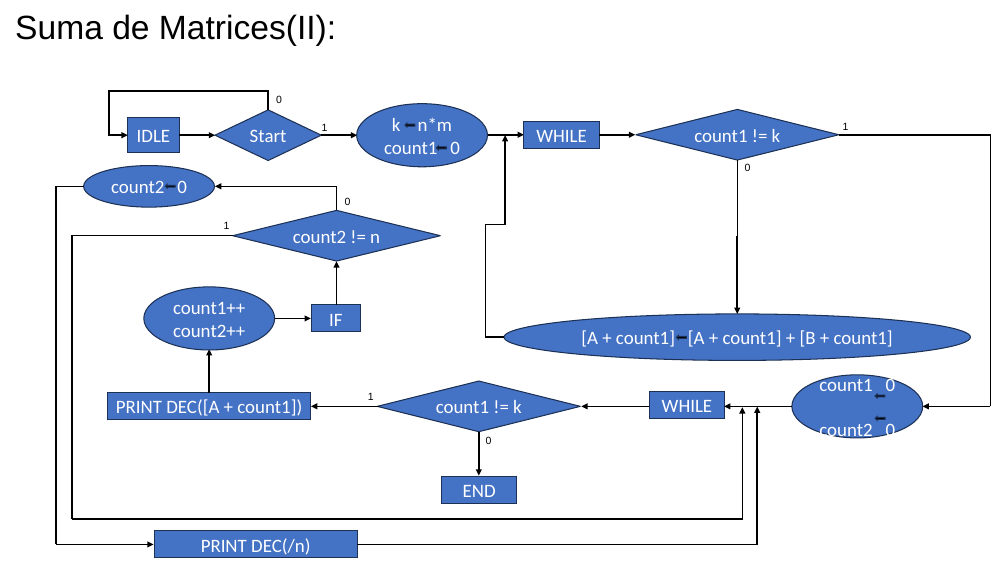
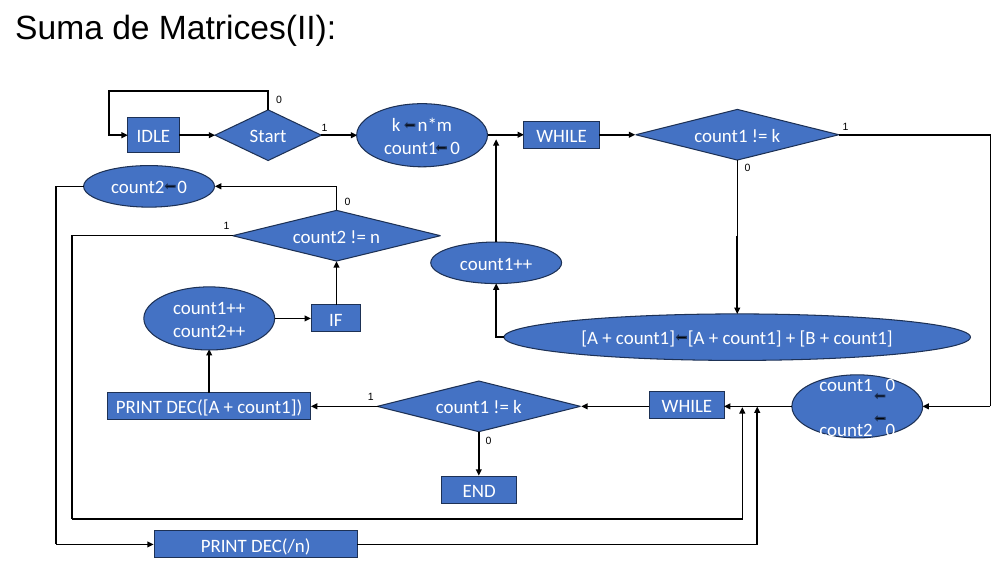
Before and after one commit to IamSkale/AC_Problemas, a slide deck: slide 2 of Diagramas de Flujo.pptx. Drawn at 1008x567 pixels with LibreOffice and Linux fonts; fonts in the diff are those of the drawing. Boxes give left, top, right and bottom in pixels: in the first picture for what was removed or moved away, otherwise in the second. Text is boxed around its words. In the diff, an @@ line names an element or a change of style, - is before the commit and + after.

```diff
--- a/Diagramas de Flujo.pptx
+++ b/Diagramas de Flujo.pptx
@@ arrow added from (496, 242) to (496, 139), #000000 1.5 pt @@
@@ ellipse added at [431,242,562,284], fill #4472C4, outline #1E3256 1 pt, 18 pt, text #FFFFFF @@
+count1++
@@ elbow arrow moved from (504, 337) - (505, 135) to (504, 337) - (496, 284) @@
```
